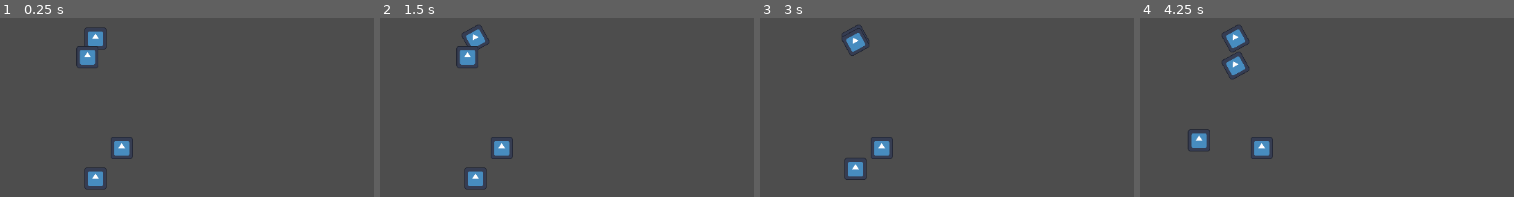
Above: before the commit, frames 1-4 (left to right).
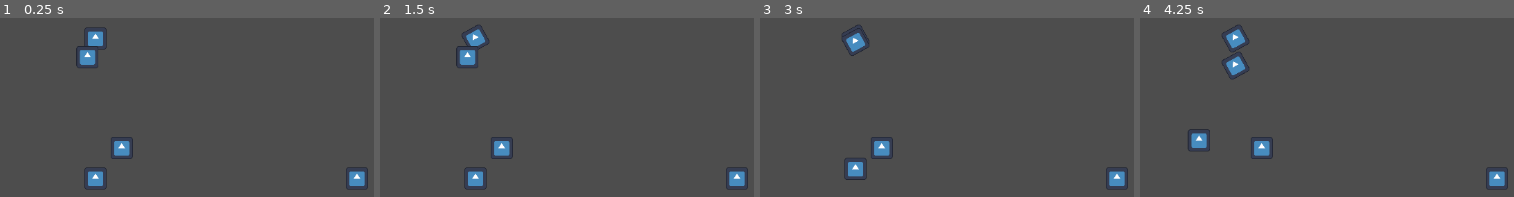
Above: after the commit, the same moments.

Repository: cbcerquiaga/Sandals-of-Blood
Game: Godot game, scene res://match_scene.tscn
Same seed, same stepped clock (60 frames per second), same inputs: the game is played once before the commit and once after it. The engine's default icon, where the game draws it, is replaced by a stand-in: a white triangle on a blue panel in a dark square.
Inputs:
- Up to frame 1 (0.25 s): no input
- Up to frame 2 (1.5 s): tap Enter at 0.5 s; hold Right (move_right) 0.53-1.28 s; tap Space at 0.77, 1.25 s; hold Down (move_down) from 1.28 s (still down)
- Up to frame 3 (3 s): tap Space at 1.52, 2.75 s; tap Enter at 2 s; release Down (move_down) at 2.03 s; hold Right (move_right) 2.03-2.78 s; hold Up (move_up) from 2.78 s (still down)
- Up to frame 4 (4.25 s): tap Space at 3.02, 3.77 s; release Up (move_up) at 3.53 s; hold A (move_left) from 3.53 s (still down)

The runs differ from the first frame. In frame 1, 0.5% of the frame differs, in the area x 92-99%, y 83-97%; in frame 2, 0.5%; in frame 3, 0.5%; in frame 4, 0.5%.

Commit message:
Started on receiver routes
#6 It looks like it ought to work, but for some reason it runs all of the code, but sticks on the index 0 move and the receiver stays rooted in place instead of moving.

Diff:
--- a/match_scene.tscn
+++ b/match_scene.tscn
@@ -6,6 +6,7 @@
 [ext_resource type="Script" path="res://Match_Catcher.gd" id="4_fdyrg"]
 [ext_resource type="Script" path="res://ball.gd" id="4_sv5sn"]
 [ext_resource type="Script" path="res://catch_collision.gd" id="5_s2kjx"]
+[ext_resource type="Script" path="res://receiver.gd" id="7_e1vmn"]
 
 [sub_resource type="CircleShape2D" id="CircleShape2D_3p88q"]
 
@@ -61,6 +62,25 @@
 scale = Vector2(3, 1)
 shape = SubResource("CircleShape2D_5echk")
 
+[node name="Receiver" type="CharacterBody2D" parent="."]
+position = Vector2(1508, 808)
+script = ExtResource("7_e1vmn")
+
+[node name="Sprite2D" type="Sprite2D" parent="Receiver"]
+texture = ExtResource("1_hihoq")
+
+[node name="BodyCollision" type="CollisionShape2D" parent="Receiver"]
+position = Vector2(0, -7)
+shape = SubResource("RectangleShape2D_ihbd2")
+
+[node name="CatchCollision" type="Area2D" parent="Receiver"]
+script = ExtResource("5_s2kjx")
+
+[node name="CollisionShape2D" type="CollisionShape2D" parent="Receiver/CatchCollision"]
+position = Vector2(0, -60)
+scale = Vector2(3, 1)
+shape = SubResource("CircleShape2D_5echk")
+
 [node name="Camera2D" type="Camera2D" parent="."]
 zoom = Vector2(0.25, 0.25)
 
@@ -70,3 +90,5 @@
 [connection signal="throw_ball" from="Pitcher" to="Catcher" method="_on_pitcher_throw_ball"]
 [connection signal="caught_ball" from="Catcher/CatchCollision" to="Ball" method="_on_caught_ball"]
 [connection signal="fumbled_ball" from="Catcher/CatchCollision" to="Ball" method="_on_fumbled_ball"]
+[connection signal="caught_ball" from="Receiver/CatchCollision" to="Ball" method="_on_caught_ball"]
+[connection signal="fumbled_ball" from="Receiver/CatchCollision" to="Ball" method="_on_fumbled_ball"]
--- /dev/null
+++ b/offense_route.gd
@@ -0,0 +1,36 @@
+class_name Offense_Route
+extends Node
+
+var directions = ["N", "N", "W", "W", "W", "NW", "NW", "SW"] #array of move directions
+#N, NW, W, SW, NE, E, SE
+var tempos = [1,2,2,2,2,2,0,1] #array of int speeds
+#0 = stop, 1 = slow, 2 = fast
+var currentMove = 0 #int which tracks the part of the route
+
+# Called when the node enters the scene tree for the first time.
+func _ready() -> void:
+	currentMove =0
+	directions = ["N", "N", "W", "W", "W", "NW", "NW", "SW"]
+	tempos = [1,2,2,2,2,2,0,1]
+	pass # Replace with function body.
+
+
+func nextMove():
+	print("current move: " + str(currentMove))
+	var dir = nextDirection()
+	var tempo = nextTempo()
+	var move = [dir, tempo]
+	currentMove = currentMove + 1
+	return move
+
+func nextDirection():
+	if (currentMove < directions.size()-1):
+		return directions[currentMove]
+	else:
+		return directions[directions.size()-1]
+
+func nextTempo():
+	if (currentMove < tempos.size()-1):
+		return tempos[currentMove]
+	else:
+		return tempos[tempos.size()-1]
--- /dev/null
+++ b/receiver.gd
@@ -0,0 +1,41 @@
+extends Match_OffensivePlayer
+
+var rate = 30
+var frame = 0
+var route
+var move
+
+
+func _ready():
+	route = Offense_Route.new()
+	super._ready()
+	move = route.nextMove()
+
+
+func _physics_process(delta: float) -> void:
+	print("("+str(move[0])+", "+str(move[1])+")" + str(frame))
+	frame = frame + 1
+	if (frame >= rate):
+		var move = route.nextMove()
+		frame = 0
+	else:
+		#get the direction
+		if (move[0] == "N"):
+			rotation = 0
+		elif (move[0] == "NW"):
+			rotation = 7*PI/4
+		elif (move[0] == "W"):
+			rotation = 3*PI/2
+		elif (move[0] == "SW"):
+			rotation = 5*PI/4
+		elif (move[0] == "S"):
+			rotation = PI
+		elif (move[0] == "SE"):
+			rotation = 3*PI/4
+		elif (move[0] == "E"):
+			rotation = PI/2
+		elif (move[0] == "NE"):
+			rotation = PI/4
+		#calculate the speed
+		velocity.y = speed * (move[1]/2) #0=stop, 1 = half speed, 2 = max speed
+		move_and_slide()
Not shown: 1 places in match_scene.tscn that only renumber resources
